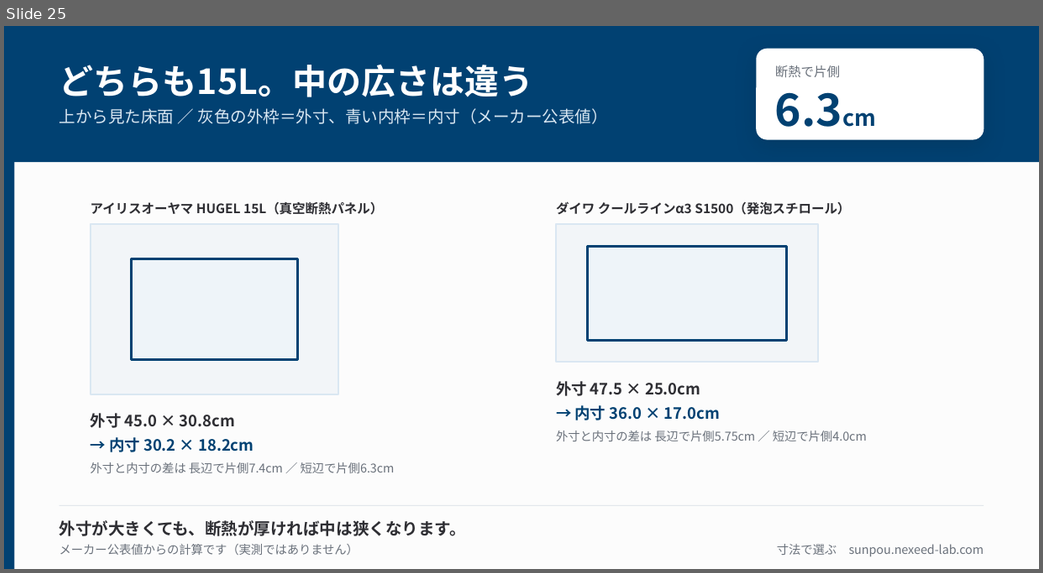
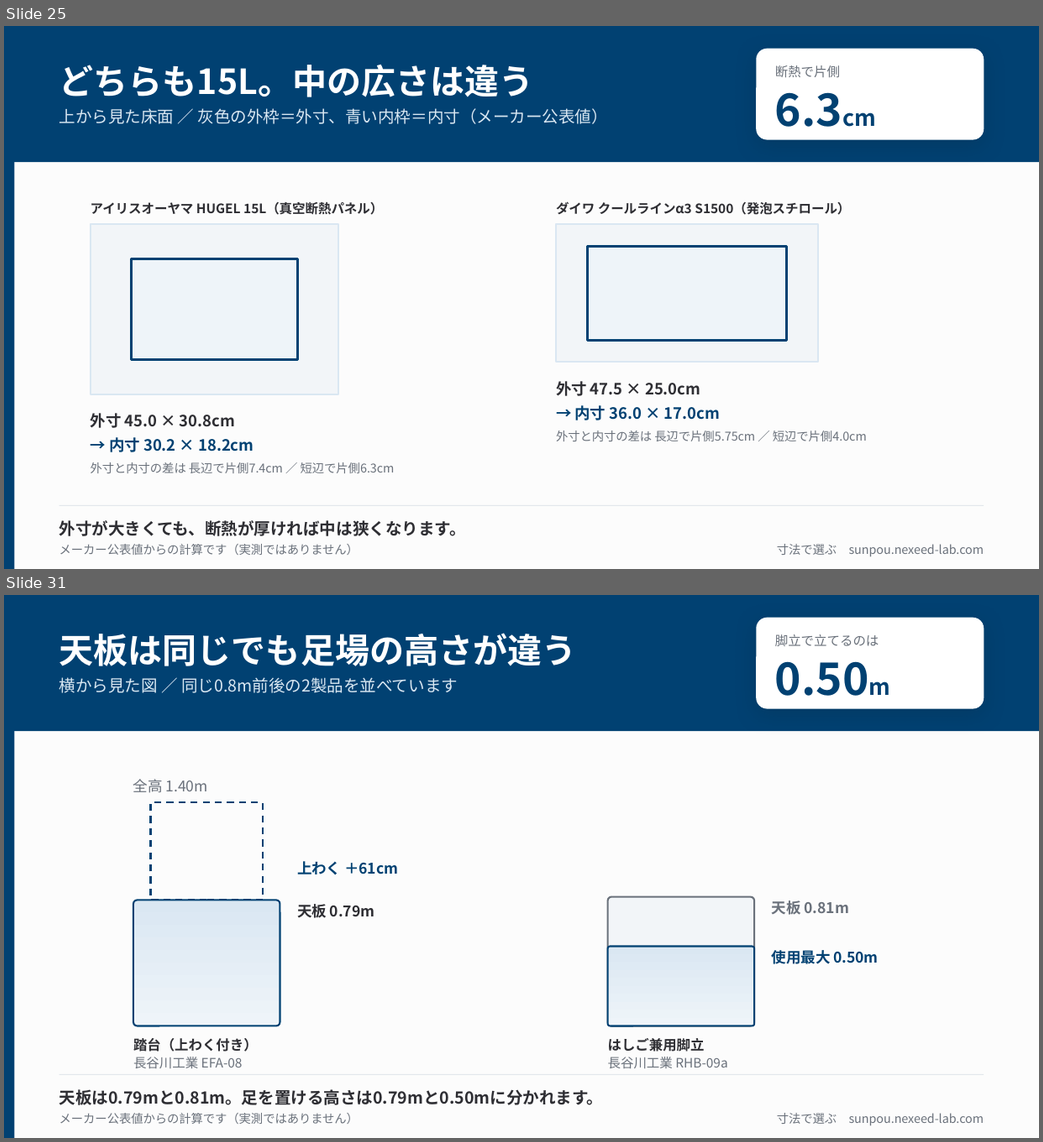
Before and after one commit to oshima0627/sunpou, a slide deck: site/public/img/figures.pptx. Shown one above the other, each under a label of ours: slide 25 before the commit, slides 25 and 31 after it; the slides between them are not shown. The pictures are 1043x573 and 1043x1142 pixels, drawn with LibreOffice and Linux fonts; fonts in the diff are those of the drawing. Boxes give left, top, right and bottom in pixels: in the first picture for what was removed or moved away, otherwise in the second. Text is boxed around its words. In the diff, an @@ line names an element or a change of style, - is before the commit and + after.

```diff
--- a/site/public/img/figures.pptx
+++ b/site/public/img/figures.pptx
@@ slide 31 added at box(4, 595, 1039, 1138), background #FFFFFF @@
@@ rectangle added at box(4, 595, 1039, 1138), fill #FCFCFC @@
@@ rectangle added at box(4, 595, 14, 1138), fill #014172 @@
@@ rectangle added at box(4, 595, 1039, 732), fill #014172 @@
@@ rounded rectangle added at box(756, 618, 983, 708), fill #FFFFFF @@
@@ text added at box(59, 633, 577, 666), 30 pt, text #FFFFFF, bold @@
+天板は同じでも足場の高さが違う
@@ text added at box(775, 634, 879, 646), 11.2 pt, text #6A717B @@
+脚立で立てるのは
@@ text added at box(775, 661, 869, 696), 39 pt, text #014172, bold @@
+0.50m
@@ text added at box(59, 677, 458, 693), 14.2 pt, text #DAE7F2 @@
+横から見た図 ／ 同じ0.8m前後の2製品を並べています
@@ text added at box(133, 779, 208, 793), 12.8 pt, text #6A717B @@
+全高 1.40m
@@ rectangle added at box(150, 802, 263, 901), outline #014172 1.5 pt dashed @@
@@ text added at box(297, 861, 398, 875), 12.8 pt, text #014172, bold @@
+上わく ＋61cm
@@ rounded rectangle added at box(133, 901, 280, 1026), fill gradient #EEF4F9 to #DAE7F2, outline #014172 1.5 pt @@
@@ text added at box(297, 904, 374, 918), 12.8 pt, text #2E2E33, bold @@
+天板 0.79m
@@ rounded rectangle added at box(608, 897, 754, 1026), fill #F2F5F8, outline #6A717B 1.5 pt @@
@@ text added at box(772, 901, 849, 915), 12.8 pt, text #6A717B, bold @@
+天板 0.81m
@@ rounded rectangle added at box(608, 946, 754, 1026), fill gradient #EEF4F9 to #DAE7F2, outline #014172 1.5 pt @@
@@ text added at box(772, 950, 878, 965), 12.8 pt, text #014172, bold @@
+使用最大 0.50m
@@ text added at box(133, 1039, 258, 1052), 12 pt, text #2E2E33, bold @@
+踏台（上わく付き）
@@ text added at box(608, 1039, 705, 1052), 12 pt, text #2E2E33, bold @@
+はしご兼用脚立
@@ text added at box(133, 1057, 243, 1069), 11.2 pt, text #6A717B @@
+長谷川工業 EFA-08
@@ text added at box(608, 1057, 727, 1069), 11.2 pt, text #6A717B @@
+長谷川工業 RHB-09a
@@ rectangle added at box(59, 1075, 984, 1075), fill #E2E7EC @@
@@ text added at box(59, 1090, 604, 1106), 14.2 pt, text #2E2E33, bold @@
+天板は0.79mと0.81m。足を置ける高さは0.79mと0.50mに分かれます。
@@ text added at box(59, 1113, 358, 1124), 10.5 pt, text #6A717B @@
+メーカー公表値からの計算です（実測ではありません）
@@ text added at box(777, 1113, 984, 1127), 10.5 pt, text #6A717B @@
+寸法で選ぶ sunpou.nexeed-lab.com
```
Also in this commit, not shown: 1 slide changed, 5 other slides added, 14 other files.
